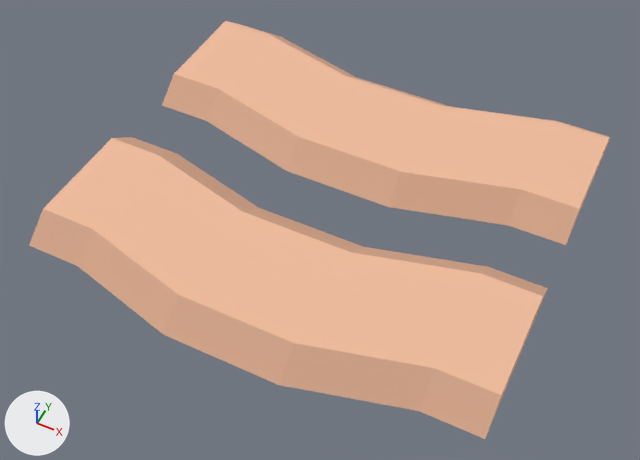
What one commit did to the glTF model assets/nature_kit/crops_dirtDoubleRow.glb.
The view is the same before and after, from a 50 mm lens placed at (0.583, -1.247, 1.351), pointed at (0.009, -0.099, -0.083). The axes (+X, +Y, +Z) are drawn at lower left. The lights are the same throughout. The older version comes first. Where no turn or scale is listed for an object, it has been applied to the vertices.

In view in the first picture: 'crops_dirtDoubleRow'.
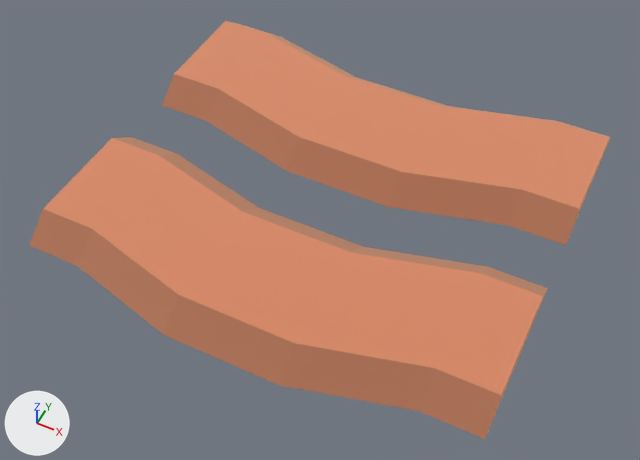
Changed parts and their boxes [x1, y1, x2, y2] in the pictures (640 x 460 px):
```json
{"object": "crops_dirtDoubleRow", "change": "surface changed", "before": [29, 21, 611, 439], "after": [29, 21, 611, 439], "on screen": "darker"}
```

The change, as JSON lines over the scene's bpy script:
```json
{"op": "set", "path": "mat_dirtdark.metallic", "old": "0.05", "new": "1.0"}
{"op": "set", "path": "mat_dirtdark.roughness", "old": "0.85", "new": "1.0"}
{"op": "set", "path": "mat_dirt.metallic", "old": "0.05", "new": "1.0"}
{"op": "set", "path": "mat_dirt.roughness", "old": "0.85", "new": "1.0"}
{"op": "remove", "block": "ob_tmpparent", "code": ["ob_tmpparent = bpy.data.objects.new('tmpParent', None)", "ob_tmpparent.location = (0.0, 0.0, 0.0)"]}
```
